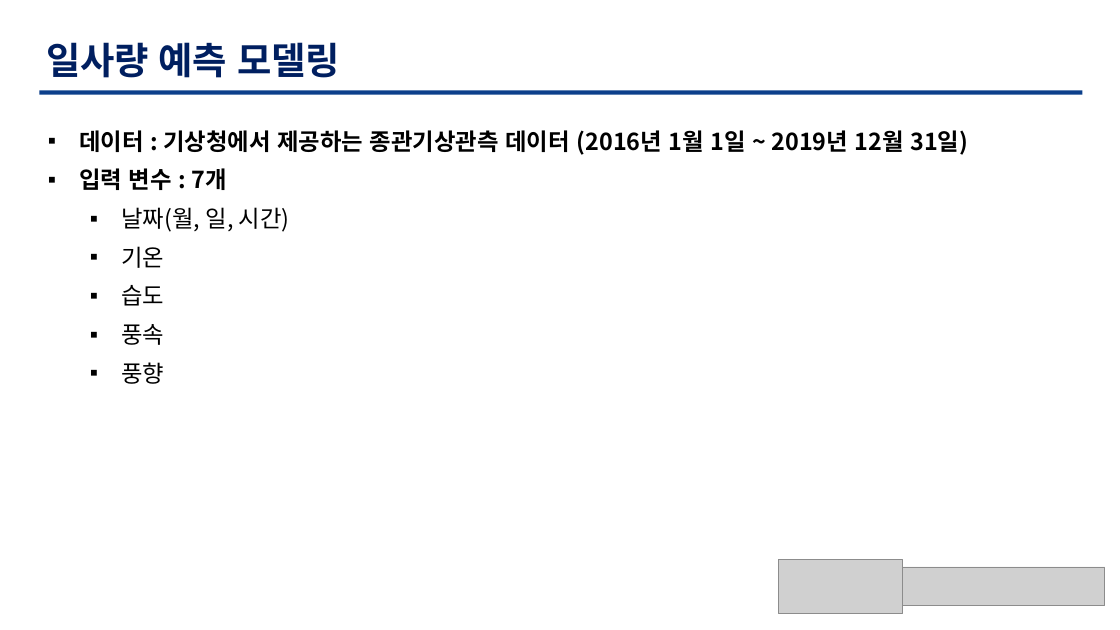
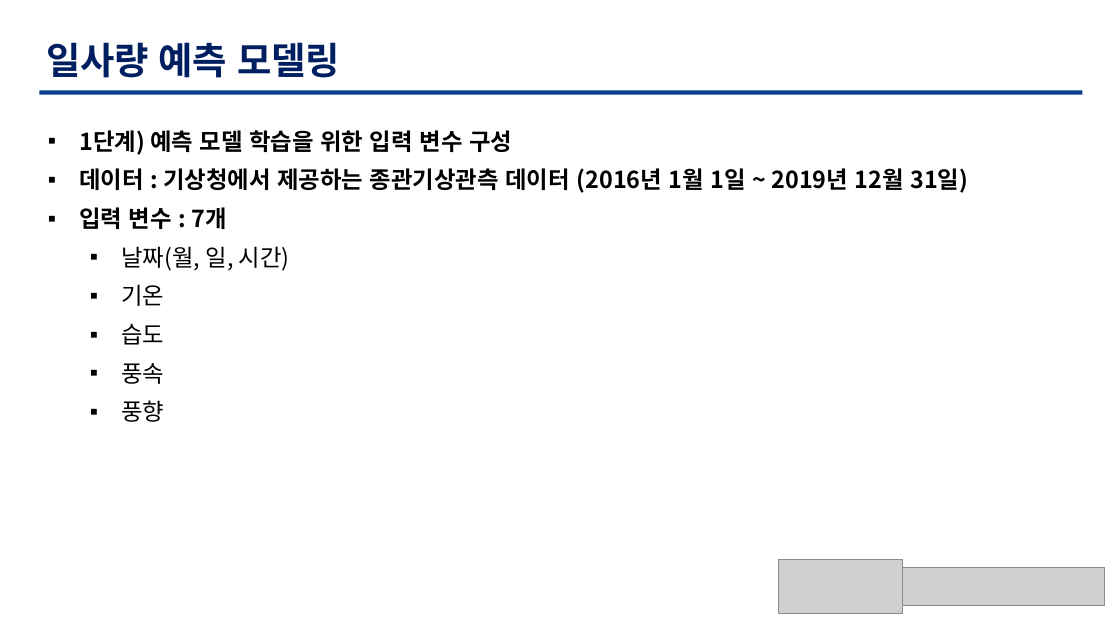
Before and after one commit to TaegyuHan/Solar_radiation_prediction_model, a slide deck: slide 7 of KICS_PT/[KICS] 모델 poster.pptx. Drawn at 1120x630 pixels with LibreOffice and Linux fonts; fonts in the diff are those of the drawing; grey boxes stand for pictures. Boxes give left, top, right and bottom in pixels: in the first picture for what was removed or moved away, otherwise in the second. Text is boxed around its words. In the diff, an @@ line names an element or a change of style, - is before the commit and + after.

```diff
--- a/KICS_PT/[KICS] 모델 poster.pptx
+++ b/KICS_PT/[KICS] 모델 poster.pptx
@@ text at bbox=[79, 130, 512, 155]: paragraph added @@
+▪ 1단계) 예측 모델 학습을 위한 입력 변수 구성
```
Also in this commit, not shown: 5 other slides changed, 3 slides added, 3 slides removed.
